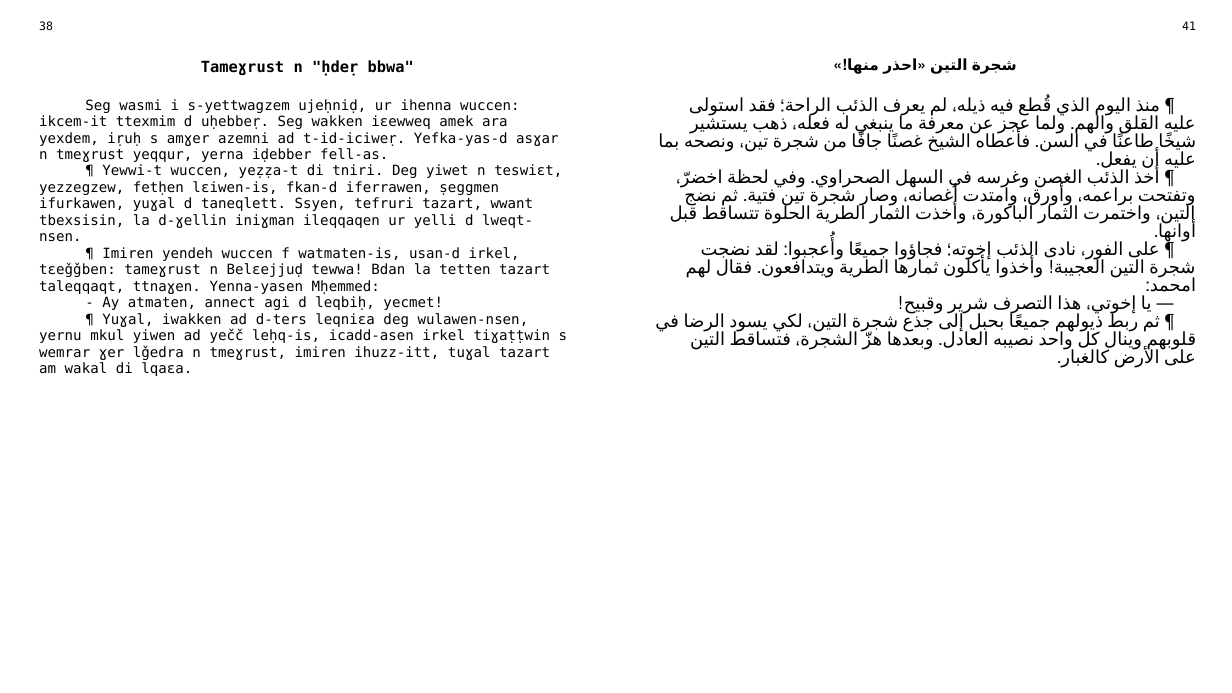
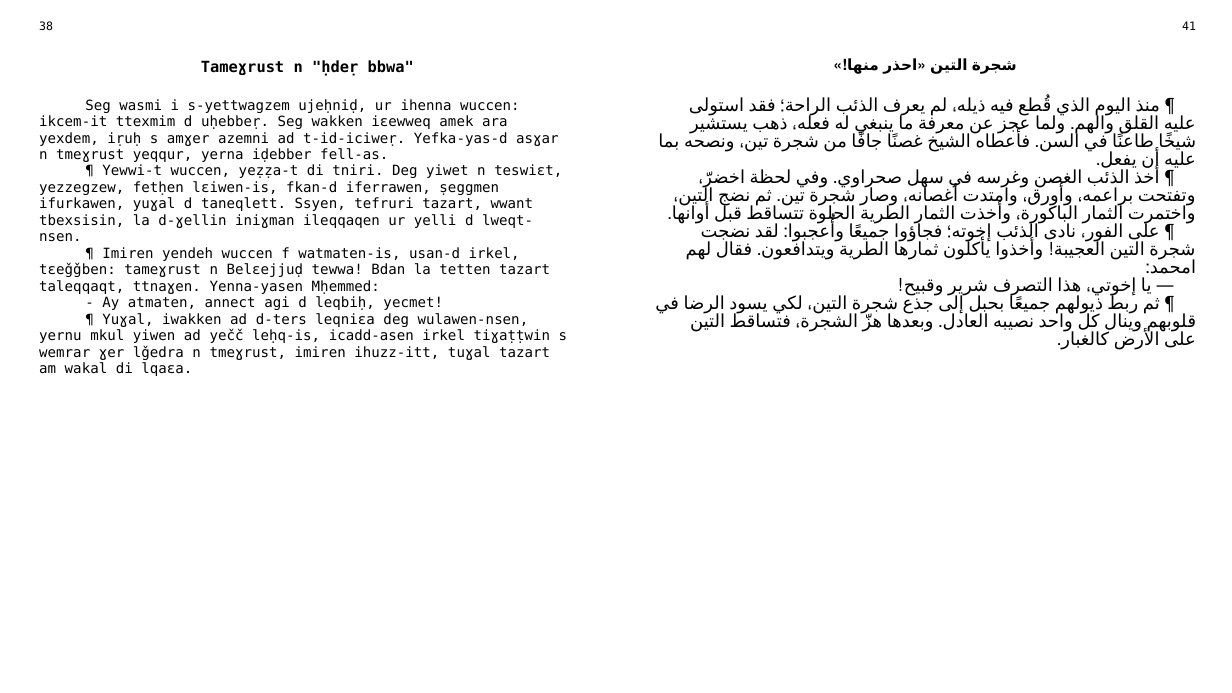
Before and after one commit to sferhah/tamacahut_n_wuccen, a slide deck: slide 15 of Uccen.ConsoleApp/uccen.arb.pptx. Drawn at 1232x693 pixels with LibreOffice and Linux fonts; fonts in the diff are those of the drawing. Boxes give left, top, right and bottom in pixels: in the first picture for what was removed or moved away, otherwise in the second. Text is boxed around its words. In the diff, an @@ line names an element or a change of style, - is before the commit and + after.

```diff
--- a/Uccen.ConsoleApp/uccen.arb.pptx
+++ b/Uccen.ConsoleApp/uccen.arb.pptx
@@ table at bbox=[30, 15, 1205, 668] @@
-row 3, column 3: ¶ منذ اليوم الذي قُطع فيه ذيله، لم يعرف الذئب الراحة؛ فقد استولى عليه القلق والهم. ولما عجز عن معرفة ما ينبغي له فعله، ذهب يستشير شيخًا طاعنًا في السن. فأعطاه الشيخ غصنًا جافًا من شجرة تين، ونصحه بما عليه أن يفعل. / ¶ أخذ الذئب الغصن وغرسه في السهل الصحراوي. وفي لحظة اخضرّ، وتفتحت براعمه، وأورق، وامتدت أغصانه، وصار شجرة تين فتية. ثم نضج التين، واختمرت الثمار الباكورة، وأخذت الثمار الطرية الحلوة تتساقط قبل أوانها. / ¶ على الفور، نادى الذئب إخوته؛ فجاؤوا جميعًا وأُعجبوا: لقد نضجت شجرة التين العجيبة! وأخذوا يأكلون ثمارها الطرية ويتدافعون. فقال لهم امحمد: / — يا إخوتي، هذا التصرف شرير وقبيح! / ¶ ثم ربط ذيولهم جميعًا بحبل إلى جذع شجرة التين، لكي يسود الرضا في قلوبهم وينال كل واحد نصيبه العادل. وبعدها هزّ الشجرة، فتساقط التين على الأرض كالغبار.
+row 3, column 3: ¶ منذ اليوم الذي قُطع فيه ذيله، لم يعرف الذئب الراحة؛ فقد استولى عليه القلق والهم. ولما عجز عن معرفة ما ينبغي له فعله، ذهب يستشير شيخًا طاعنًا في السن. فأعطاه الشيخ غصنًا جافًا من شجرة تين، ونصحه بما عليه أن يفعل. / ¶ أخذ الذئب الغصن وغرسه في سهل صحراوي. وفي لحظة اخضرّ، وتفتحت براعمه، وأورق، وامتدت أغصانه، وصار شجرة تين. ثم نضج التين، واختمرت الثمار الباكورة، وأخذت الثمار الطرية الحلوة تتساقط قبل أوانها. / ¶ على الفور، نادى الذئب إخوته؛ فجاؤوا جميعًا وأُعجبوا: لقد نضجت شجرة التين العجيبة! وأخذوا يأكلون ثمارها الطرية ويتدافعون. فقال لهم امحمد: / — يا إخوتي، هذا التصرف شرير وقبيح! / ¶ ثم ربط ذيولهم جميعًا بحبل إلى جذع شجرة التين، لكي يسود الرضا في قلوبهم وينال كل واحد نصيبه العادل. وبعدها هزّ الشجرة، فتساقط التين على الأرض كالغبار.
```
Also in this commit, not shown: 3 other files.
